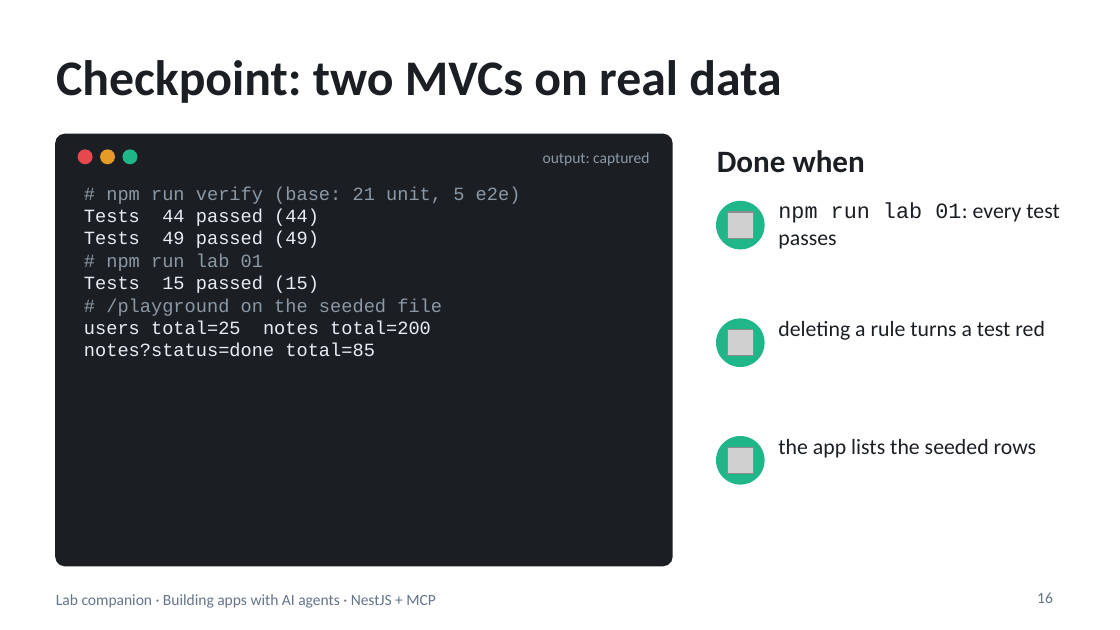
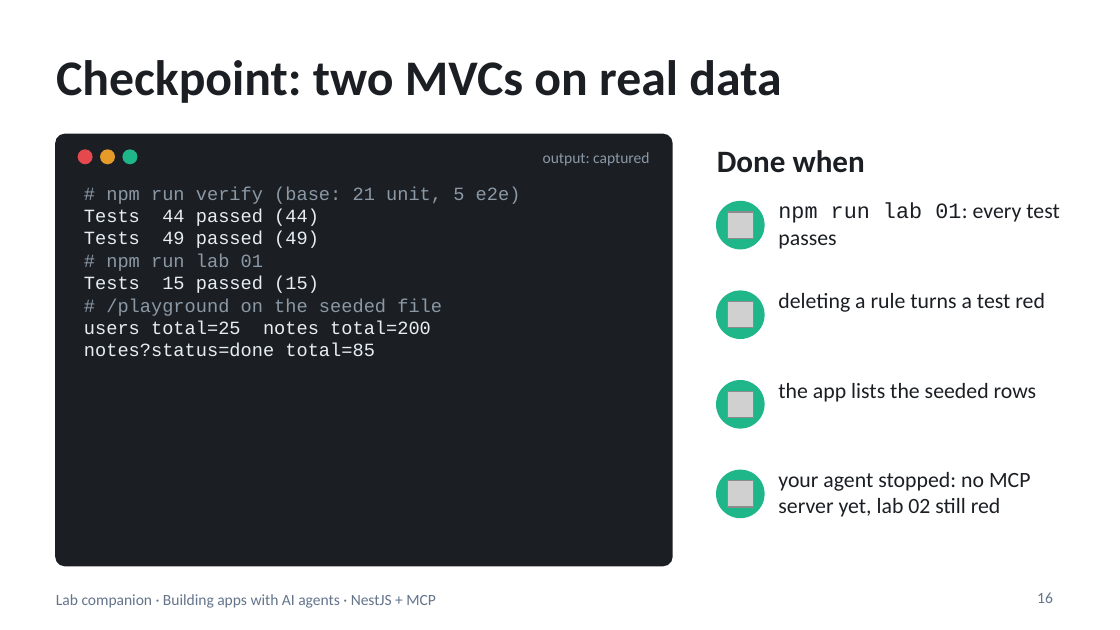
Before and after one commit to blazaga/ai-training-modules, a slide deck: slide 16 of docs/ai-agent-training/slides/lab-companion.pptx. Drawn at 1120x630 pixels with LibreOffice and Linux fonts; fonts in the diff are those of the drawing; grey boxes stand for pictures. Boxes give left, top, right and bottom in pixels: in the first picture for what was removed or moved away, otherwise in the second. Text is boxed around its words. In the diff, an @@ line names an element or a change of style, - is before the commit and + after.

```diff
--- a/docs/ai-agent-training/slides/lab-companion.pptx
+++ b/docs/ai-agent-training/slides/lab-companion.pptx
@@ 1 picture, 1 text, 1 ellipse moved together from (x1=717, y1=319, x2=1045, y2=366) to (x1=717, y1=291, x2=1045, y2=338) @@
@@ 1 picture, 1 text, 1 ellipse moved together from (x1=717, y1=437, x2=1037, y2=484) to (x1=717, y1=381, x2=1037, y2=428) @@
@@ ellipse added at (x1=717, y1=470, x2=764, y2=517), fill #1FB68A, outline #1FB68A 1 pt @@
@@ text added at (x1=778, y1=472, x2=1030, y2=517), 14 pt, text #1B1F24 @@
+your agent stopped: no MCP server yet, lab 02 still red
@@ picture added at (x1=727, y1=480, x2=754, y2=507) @@
```
Also in this commit, not shown: 6 other slides changed, 6 other files.
